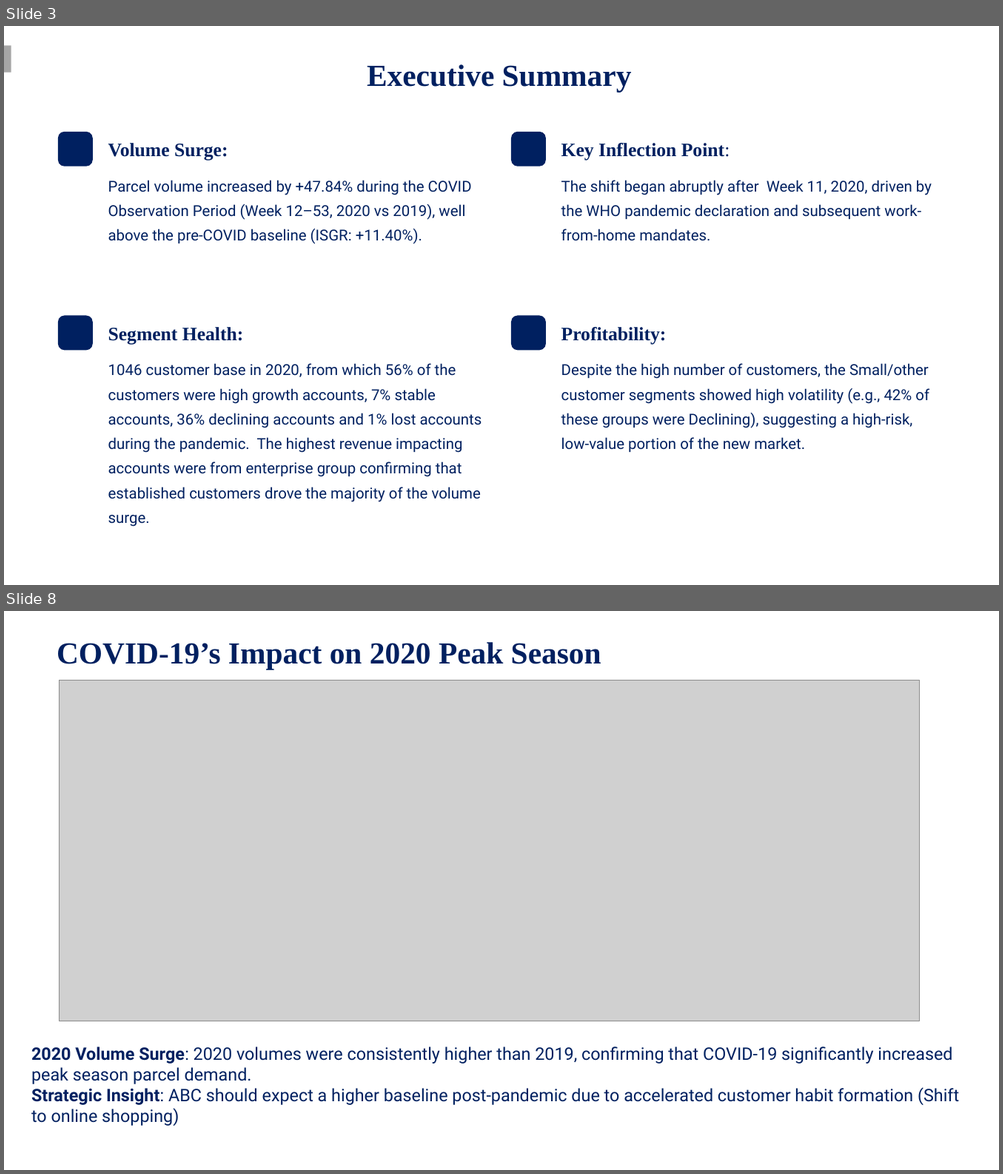
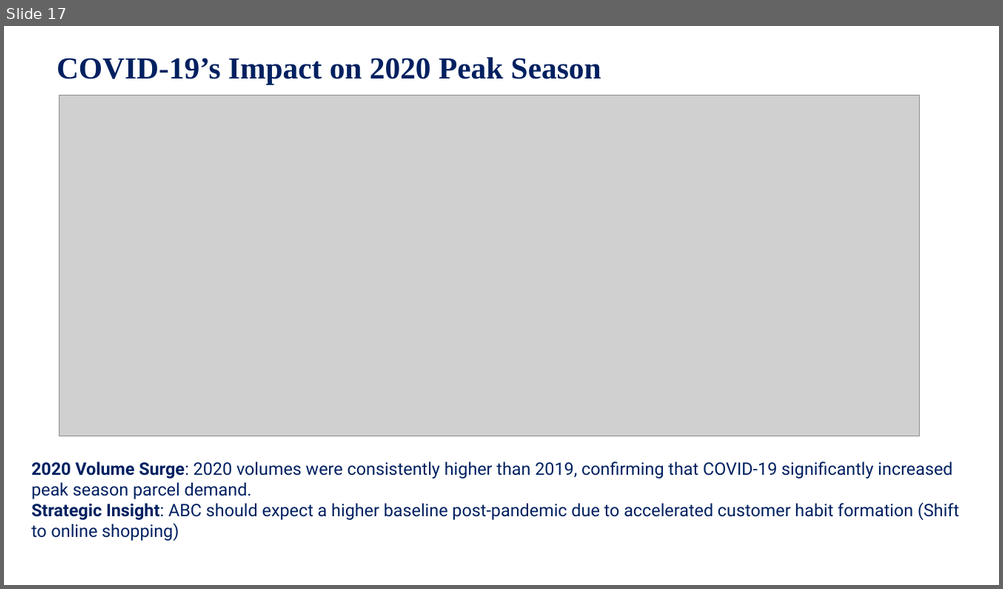
Before and after one commit to Nyleve-George/Covid_Parcel_Business_Project, a slide deck: PresentationE/The-COVID-19-Impact-on-ABC's-Business.pptx. Shown one above the other, each under a label of ours: slides 3 and 8 before the commit, slide 17 after it; the slides between them are not shown. The pictures are 1003x1174 and 1003x589 pixels, drawn with LibreOffice and Linux fonts; fonts in the diff are those of the drawing; grey boxes stand for pictures. Boxes give left, top, right and bottom in pixels: in the first picture for what was removed or moved away, otherwise in the second. Text is boxed around its words. In the diff, an @@ line names an element or a change of style, - is before the commit and + after.

```diff
--- a/PresentationE/The-COVID-19-Impact-on-ABC's-Business.pptx
+++ b/PresentationE/The-COVID-19-Impact-on-ABC's-Business.pptx
@@ slide 3 removed at box(4, 26, 999, 585), background #FFFFFF @@
@@ freeform shape removed at box(4, 45, 11, 72) @@
@@ text removed at box(367, 64, 632, 92) @@
-Executive Summary
@@ rounded rectangle removed at box(58, 132, 93, 167) @@
@@ rounded rectangle removed at box(511, 132, 546, 167) @@
@@ text removed at box(108, 143, 228, 161) @@
-Volume Surge:
@@ text removed at box(561, 143, 730, 161) @@
-Key Inflection Point:
@@ text removed at box(108, 180, 472, 244) @@
-Parcel volume increased by +47.84% during the COVID Observation Period (Week 12–53, 2020 vs 2019), well above the pre-COVID baseline (ISGR: +11.40%).
@@ text removed at box(561, 180, 931, 241) @@
-The shift began abruptly after Week 11, 2020, driven by the WHO pandemic declaration and subsequent work-from-home mandates.
@@ rounded rectangle removed at box(58, 315, 93, 350) @@
@@ text removed at box(108, 327, 244, 345) @@
-Segment Health:
@@ rounded rectangle removed at box(511, 315, 546, 350) @@
@@ text removed at box(561, 327, 666, 345) @@
-Profitability:
@@ text removed at box(108, 363, 482, 527) @@
-1046 customer base in 2020, from which 56% of the customers were high growth accounts, 7% stable accounts, 36% declining accounts and 1% lost accounts during the pandemic. The highest revenue impacting accounts were from enterprise group confirming that established customers drove the majority of the volume surge.
@@ text removed at box(561, 363, 929, 452) @@
-Despite the high number of customers, the Small/other customer segments showed high volatility (e.g., 42% of these groups were Declining), suggesting a high-risk, low-value portion of the new market.
@@ what was slide 8 is now slide 17 @@
```
Also in this commit, not shown: 8 slides changed, 6 slides added, 1 other slide removed, 2 other files.
